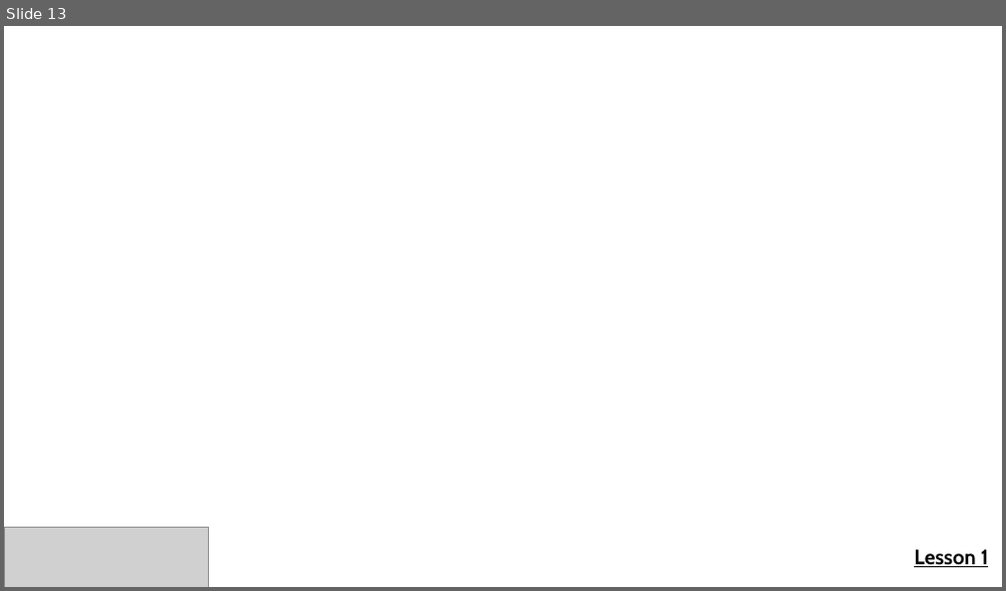
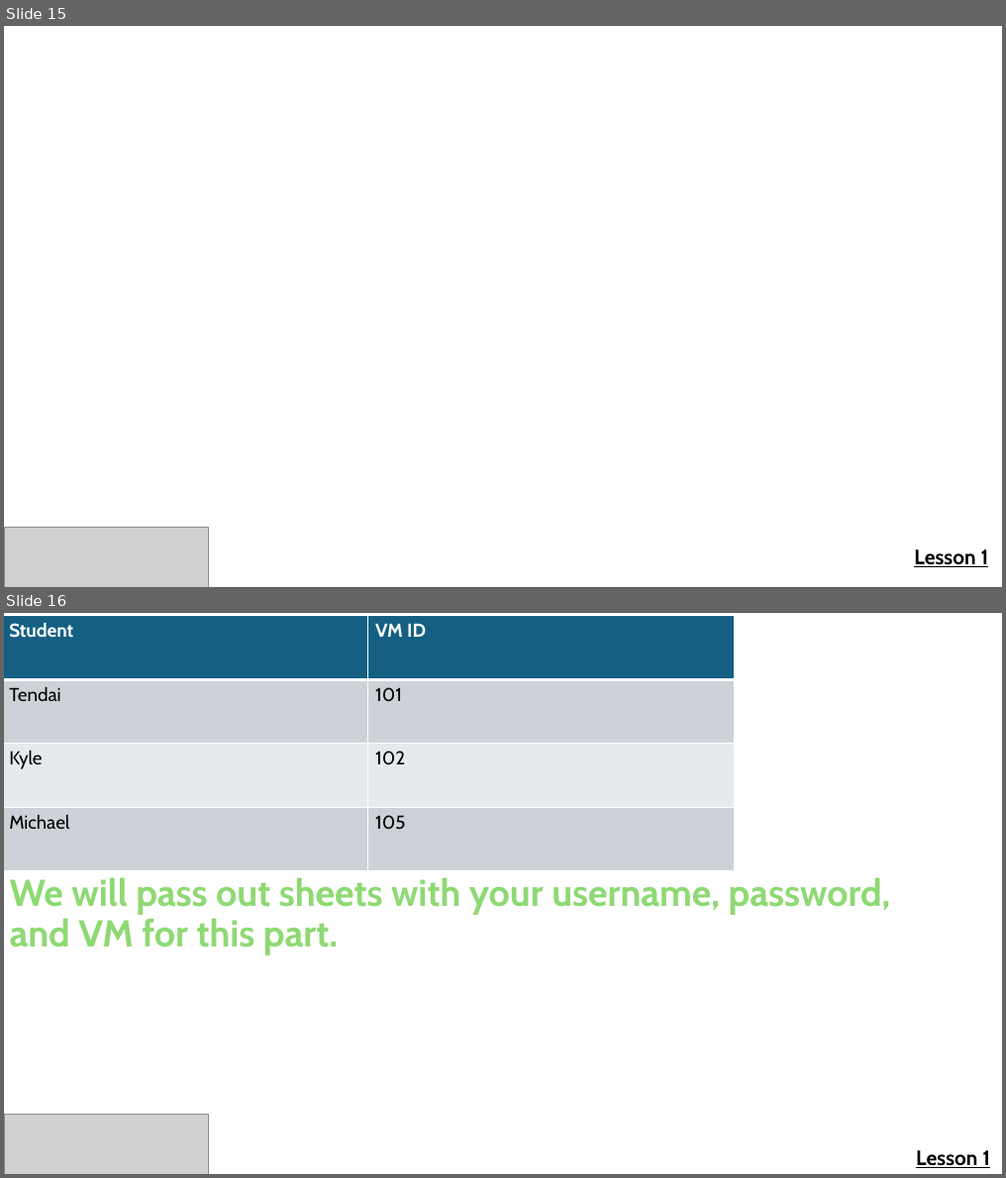
Before and after one commit to cadenkelly-lang/CyberSec-Networking-2026-REU, a slide deck: Module Content, End of Summer Presentation Content/Training Module Slides.pptx. Shown one above the other, each under a label of ours: slide 13 before the commit, slides 15 and 16 after it. The pictures are 1006x591 and 1006x1178 pixels, drawn with LibreOffice and Linux fonts; fonts in the diff are those of the drawing; grey boxes stand for pictures; background and template pictures are left out. Boxes give left, top, right and bottom in pixels: in the first picture for what was removed or moved away, otherwise in the second. Text is boxed around its words. In the diff, an @@ line names an element or a change of style, - is before the commit and + after.

Commit message:
Updated slides, Adding mkdir to the linux sheet for today's pres

```diff
--- a/Module Content, End of Summer Presentation Content/Training Module Slides.pptx
+++ b/Module Content, End of Summer Presentation Content/Training Module Slides.pptx
@@ slide 16 added at [4, 613, 1002, 1174], background #FFFFFF @@
@@ table added at [4, 616, 734, 871], 4 rows, 2 columns @@
+Student | VM ID
+Tendai | 101
+Kyle | 102
+Michael | 105
@@ text added at [10, 877, 891, 956], 36 pt, text #8ED973, bold @@
+We will pass out sheets with your username, password, and VM for this part.
@@ picture added at [4, 1115, 208, 1174] @@
@@ text added at [916, 1151, 990, 1168], 20 pt, text #000000, bold, underline @@
+Lesson 1
@@ what was slide 13 is now slide 15 @@
```
Also in this commit, not shown: 12 slides changed, 2 other slides added, 5 other files.
